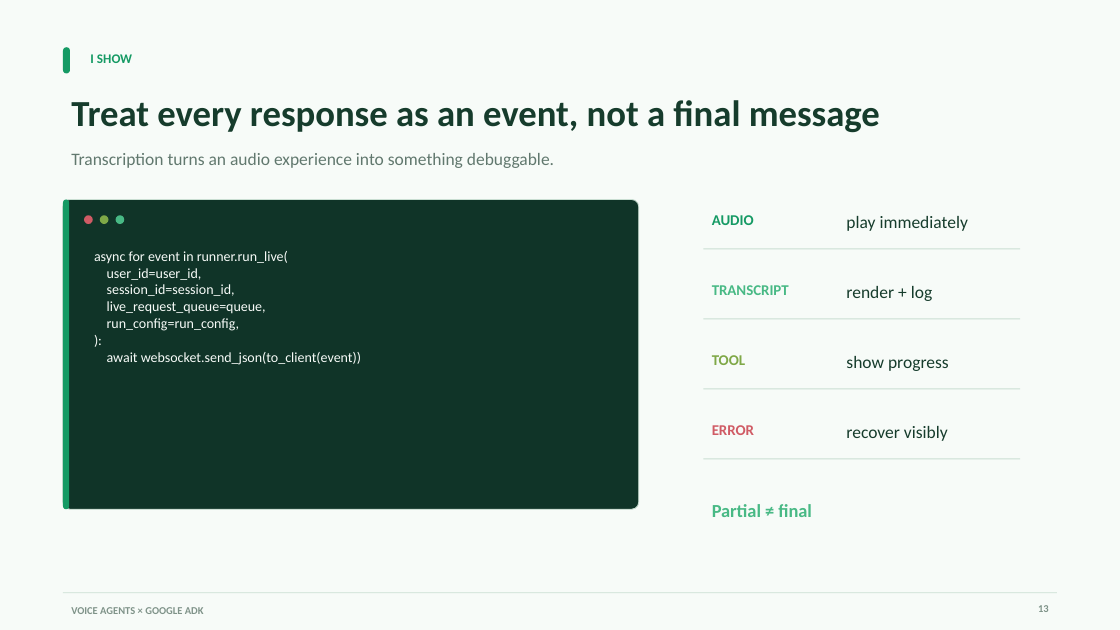
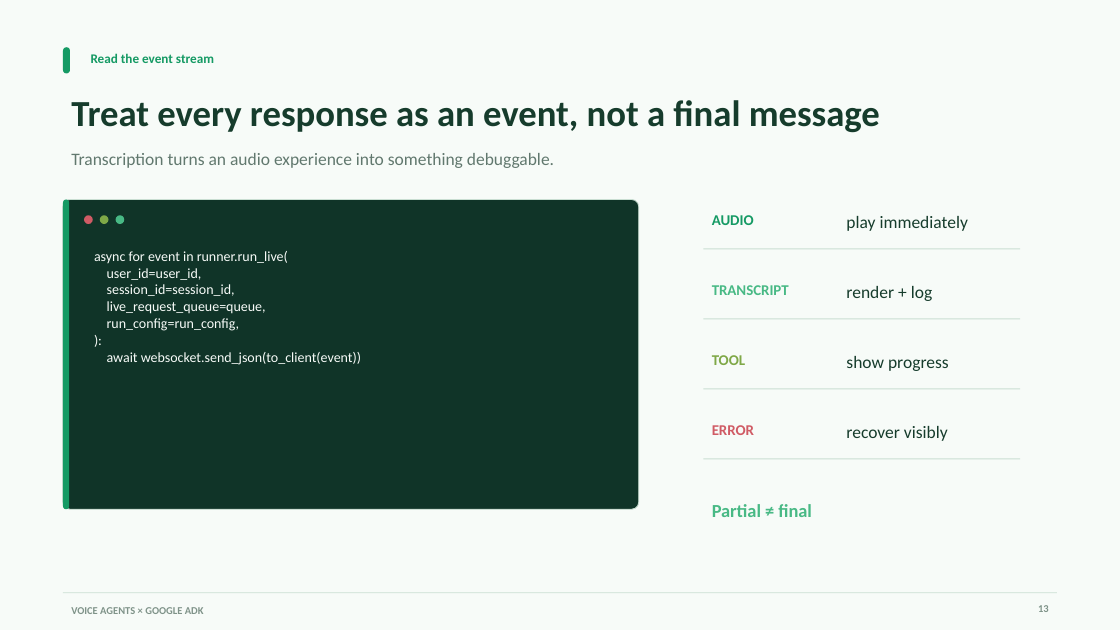
Before and after one commit to aswincsekar/adk-voice-workshop, a slide deck: slide 13 of slides/google-adk-voice-agents-workshop.pptx. Drawn at 1120x630 pixels with LibreOffice and Linux fonts; fonts in the diff are those of the drawing. Boxes give left, top, right and bottom in pixels: in the first picture for what was removed or moved away, otherwise in the second. Text is boxed around its words. In the diff, an @@ line names an element or a change of style, - is before the commit and + after.

```diff
--- a/slides/google-adk-voice-agents-workshop.pptx
+++ b/slides/google-adk-voice-agents-workshop.pptx
@@ text at [91,53,214,63]: text changed @@
-I SHOW
+Read the event stream
```
Also in this commit, not shown: 17 other slides changed.
